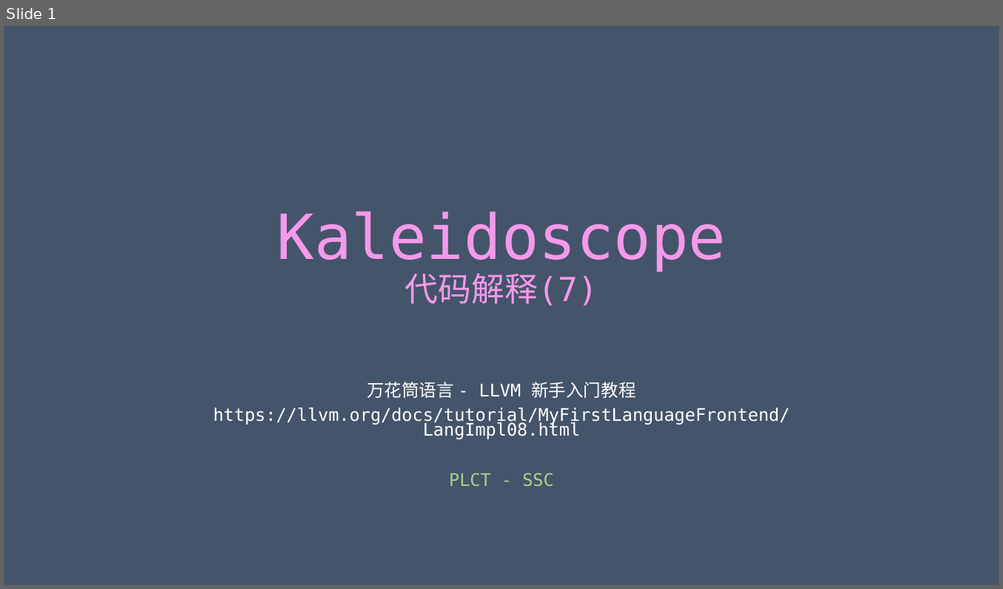
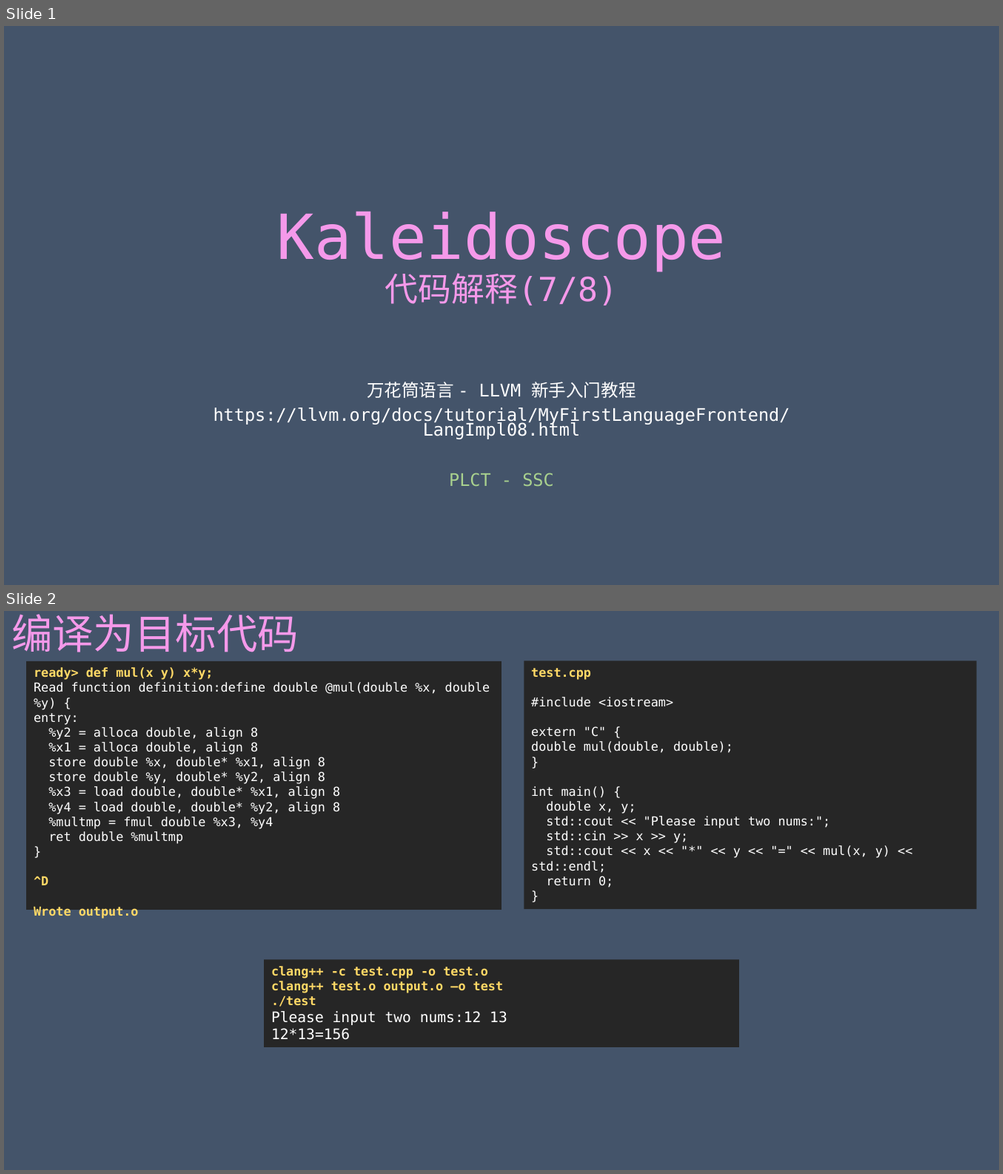
Before and after one commit to achieveartificialintelligence/download, a slide deck: Kaleidoscope/Ch8/Kaleidoscope.pptx. Shown one above the other, each under a label of ours: slide 1 before the commit, slides 1 and 2 after it. The pictures are 1003x589 and 1003x1174 pixels, drawn with LibreOffice and Linux fonts; fonts in the diff are those of the drawing. Boxes give left, top, right and bottom in pixels: in the first picture for what was removed or moved away, otherwise in the second. Text is boxed around its words. In the diff, an @@ line names an element or a change of style, - is before the commit and + after.

```diff
--- a/Kaleidoscope/Ch8/Kaleidoscope.pptx
+++ b/Kaleidoscope/Ch8/Kaleidoscope.pptx
@@ slide 2 added at box(4, 611, 999, 1170), background #44546A @@
@@ title added at box(11, 614, 299, 652), 39.6 pt, text gradient #F599EA to #89D1EB @@
+编译为目标代码
@@ rectangle added at box(26, 661, 502, 909), fill #262626, 12 pt, text #FFFFFF @@
+ready> def mul(x y) x*y;
+Read function definition:define double @mul(double %x, double %y) {
+entry:
+%y2 = alloca double, align 8
+%x1 = alloca double, align 8
+store double %x, double* %x1, align 8
+store double %y, double* %y2, align 8
+%x3 = load double, double* %x1, align 8
+%y4 = load double, double* %y2, align 8
+%multmp = fmul double %x3, %y4
+ret double %multmp
+}
+^D
+Wrote output.o
@@ rectangle added at box(524, 661, 977, 909), fill #262626, 12 pt, text #FFFFFF @@
+test.cpp
+#include <iostream>
+extern "C" {
+double mul(double, double);
+}
+int main() {
+double x, y;
+std::cout << "Please input two nums:";
+std::cin >> x >> y;
+std::cout << x << "*" << y << "=" << mul(x, y) << std::endl;
+return 0;
+}
@@ rectangle added at box(264, 960, 739, 1048), fill #262626, 12 pt, text #FFD966, bold @@
+clang++ -c test.cpp -o test.o
+clang++ test.o output.o –o test
+./test
+Please input two nums:12 13
+12*13=156
@@ slide 1 changed as well @@
@@ title at box(277, 211, 726, 306): text changed @@
-Kaleidoscope
-代码解释(7)
+Kaleidoscope
+代码解释(7/8)
```
Also in this commit, not shown: 6 other slides added.
